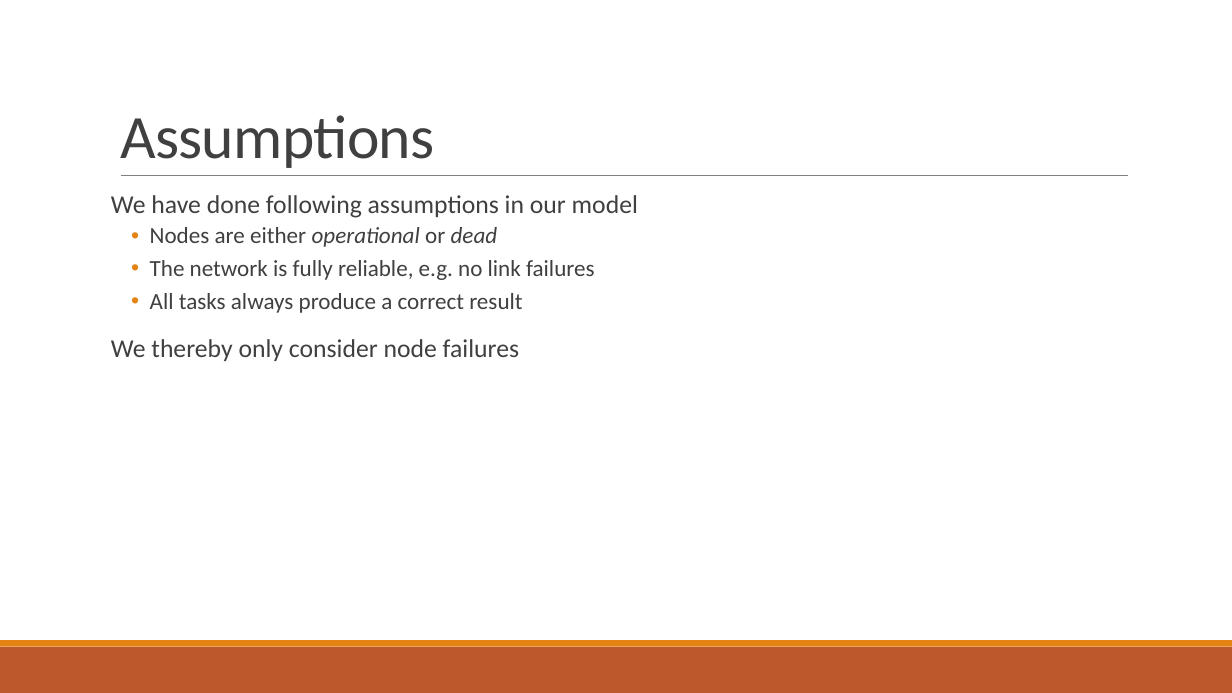
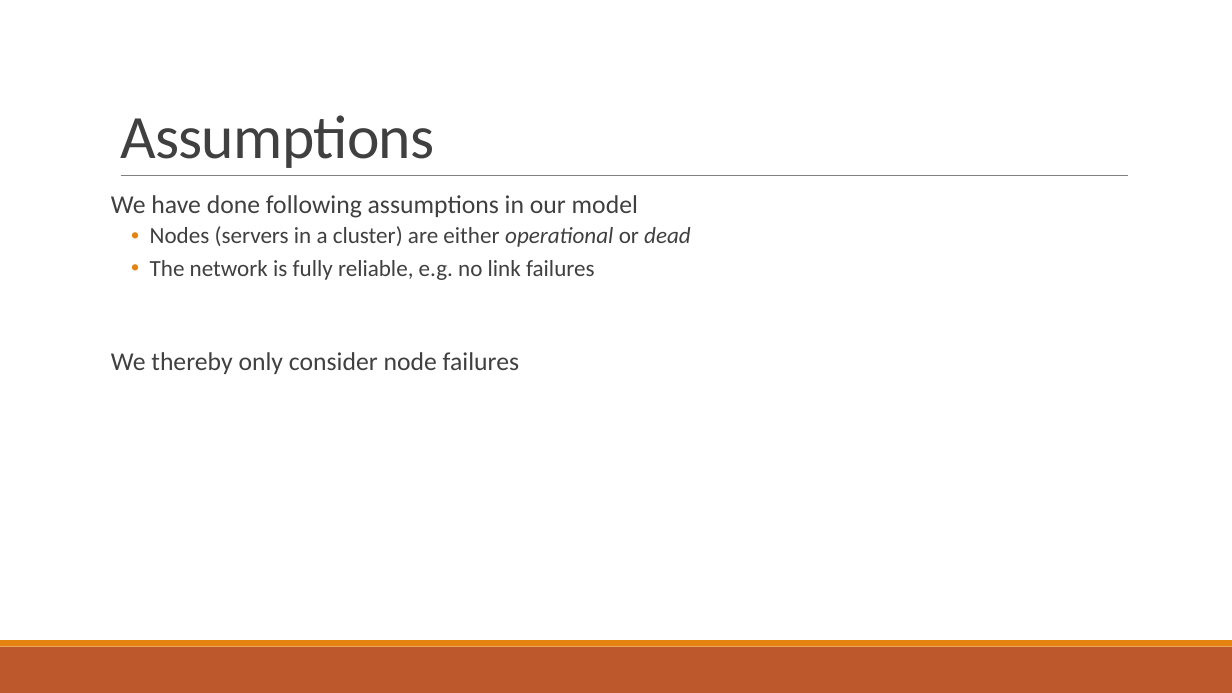
Before and after one commit to PStahl/master_thesis, a slide deck: slide 5 of presentation/presentation2.pptx. Drawn at 1232x693 pixels with LibreOffice and Linux fonts; fonts in the diff are those of the drawing. Boxes give left, top, right and bottom in pixels: in the first picture for what was removed or moved away, otherwise in the second. Text is boxed around its words. In the diff, an @@ line names an element or a change of style, - is before the commit and + after.

```diff
--- a/presentation/presentation2.pptx
+++ b/presentation/presentation2.pptx
@@ text at (150, 226, 691, 247): text changed @@
-  • Nodes are either operational or dead
+  • Nodes (servers in a cluster) are either operational or dead
@@ text at (150, 293, 522, 313): paragraph removed @@
-  • All tasks always produce a correct result
```
Also in this commit, not shown: 10 other slides changed, 1 slide added.
